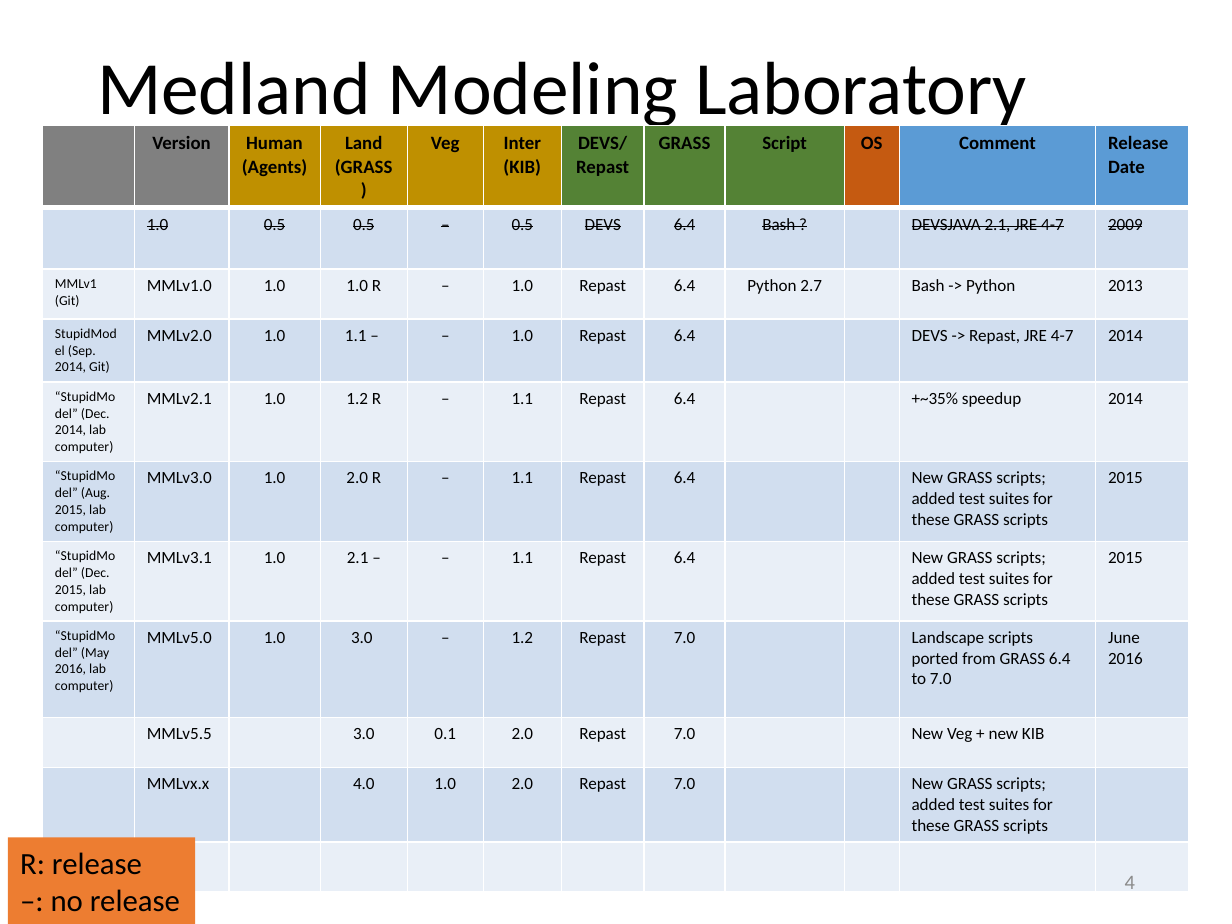
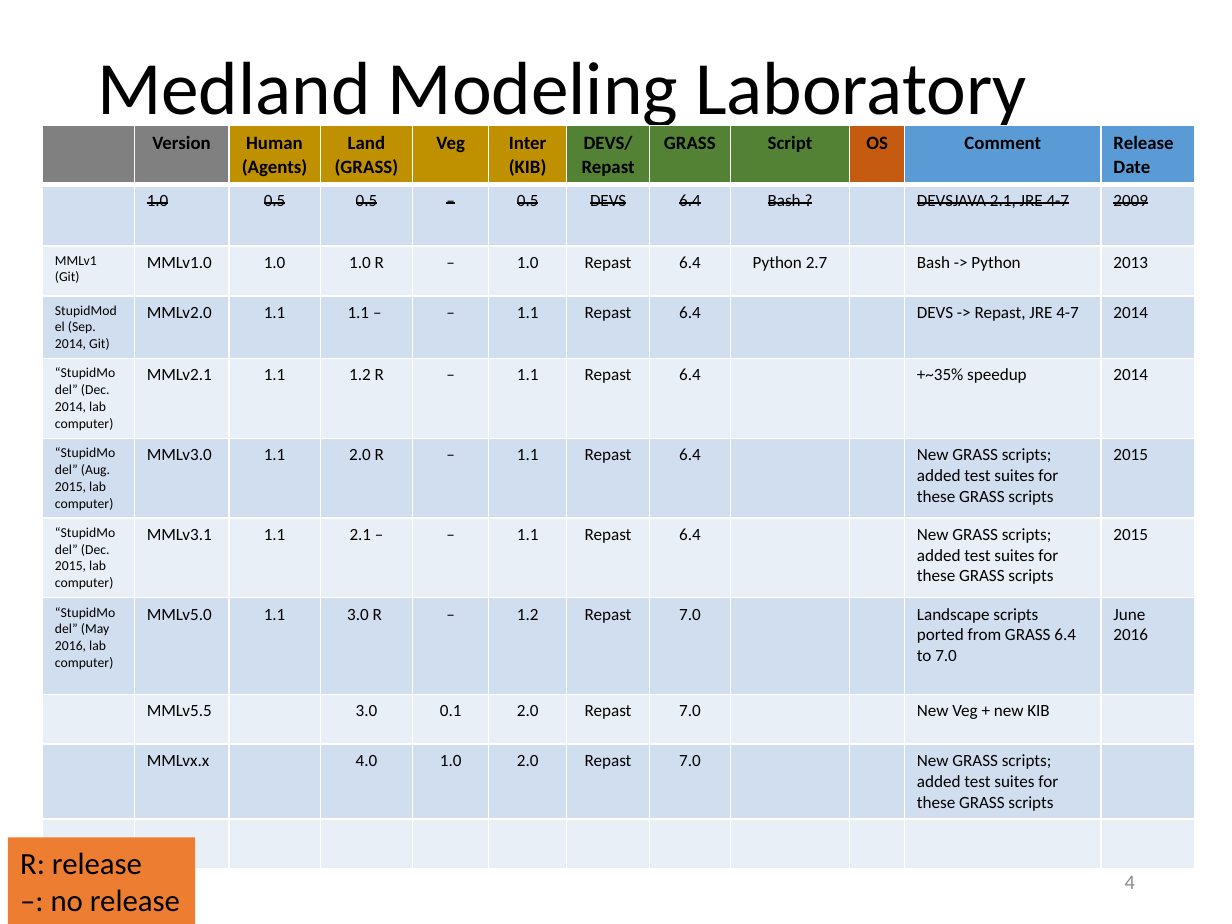
Before and after one commit to waboyd/MMLVersionChart, a slide deck: slide 4 of MDH.pptx. Drawn at 1232x924 pixels with LibreOffice and Linux fonts; fonts in the diff are those of the drawing. Boxes give left, top, right and bottom in pixels: in the first picture for what was removed or moved away, otherwise in the second. Text is boxed around its words. In the diff, an @@ line names an element or a change of style, - is before the commit and + after.

```diff
--- a/MDH.pptx
+++ b/MDH.pptx
@@ table at (43, 126, 1198, 859) @@
-row 4, column 3: 1.0
+row 4, column 3: 1.1
-row 4, column 6: 1.0
+row 4, column 6: 1.1
-row 5, column 3: 1.0
+row 5, column 3: 1.1
-row 6, column 3: 1.0
+row 6, column 3: 1.1
-row 7, column 3: 1.0
+row 7, column 3: 1.1
-row 8, column 3: 1.0
+row 8, column 3: 1.1
-row 8, column 4: 3.0
+row 8, column 4: 3.0 R
@@ table: place and size @@
-table at (43, 126, 1193, 881)
+table at (43, 126, 1198, 859)
```
Also in this commit, not shown: 1 other slide changed.
